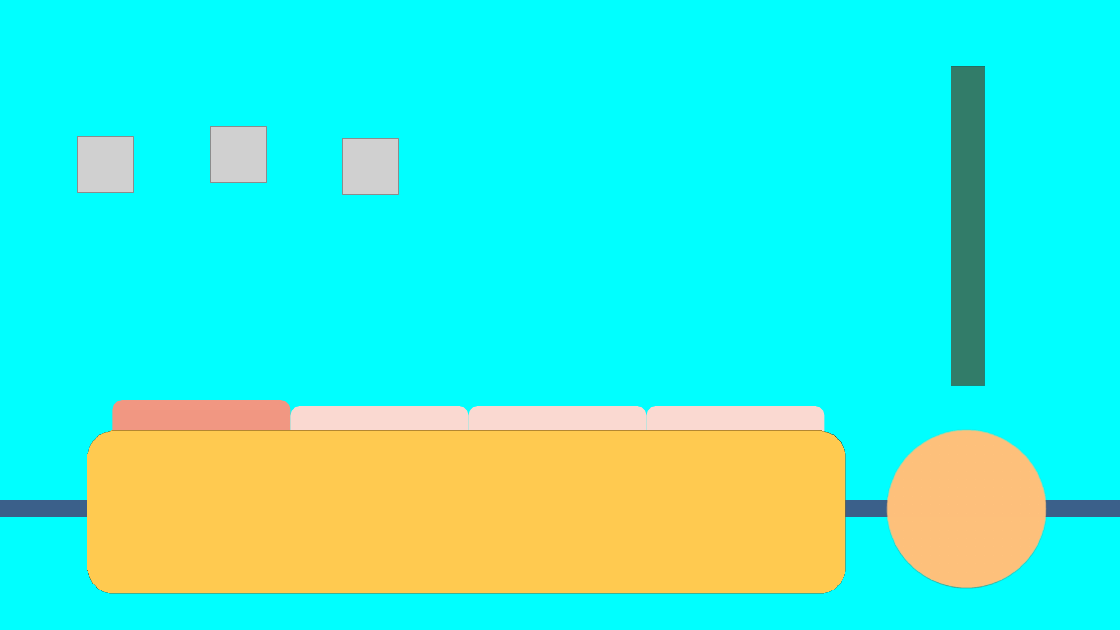
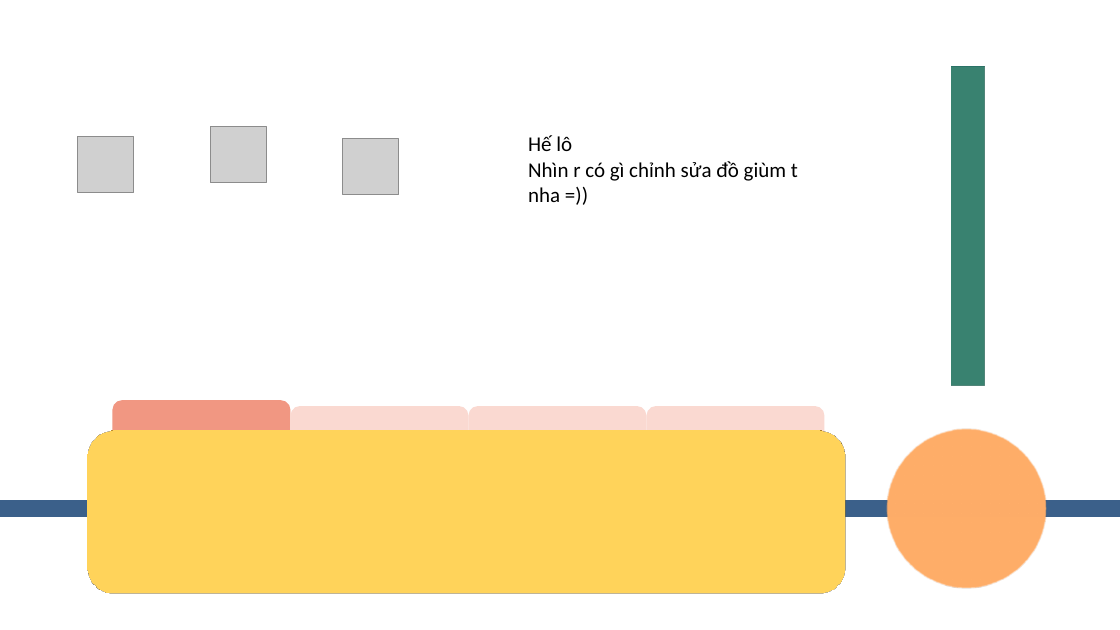
Before and after one commit to zipdang04/SimpO_HTTT, a slide deck: slide 1 of Olympia.pptm. Drawn at 1120x630 pixels with LibreOffice and Linux fonts; fonts in the diff are those of the drawing; grey boxes stand for pictures. Boxes give left, top, right and bottom in pixels: in the first picture for what was removed or moved away, otherwise in the second. Text is boxed around its words. In the diff, an @@ line names an element or a change of style, - is before the commit and + after.

```diff
--- a/Olympia.pptm
+++ b/Olympia.pptm
@@ background #00FFFF to #FFFFFF @@
@@ text added at [528, 135, 798, 202], 18 pt, text #000000 @@
+Hế lô
+Nhìn r có gì chỉnh sửa đồ giùm t nha =))
```
Also in this commit, not shown: 3 other slides changed, 3 slides added, 3 slides removed, 19 other files.
